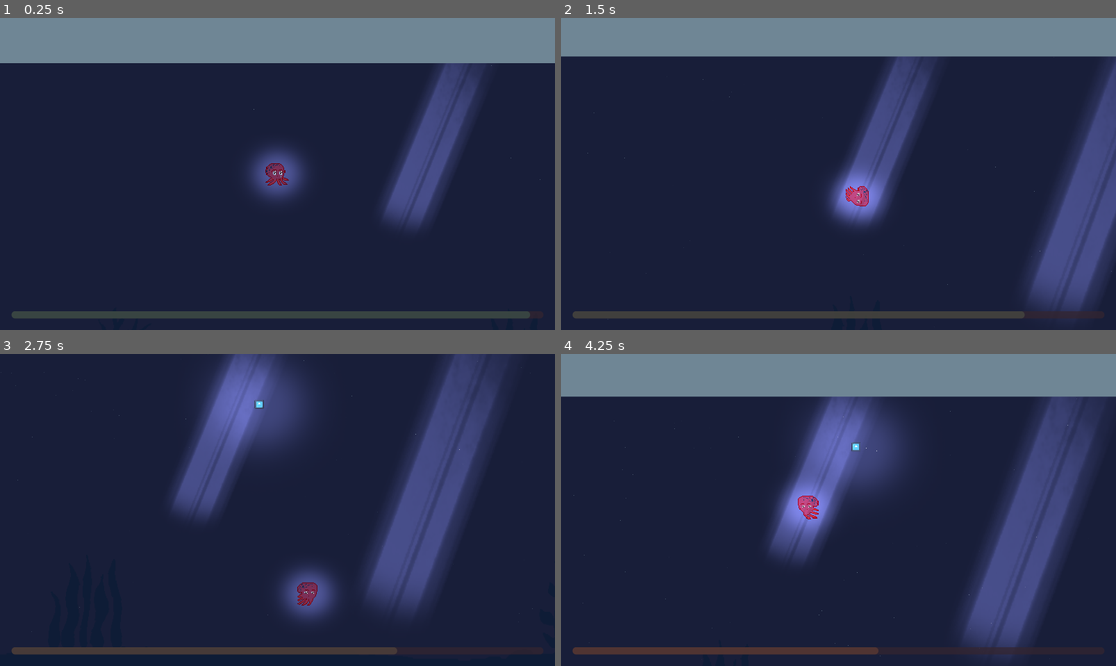
Above: before the commit, frames 1-4 (two rows, left to right).
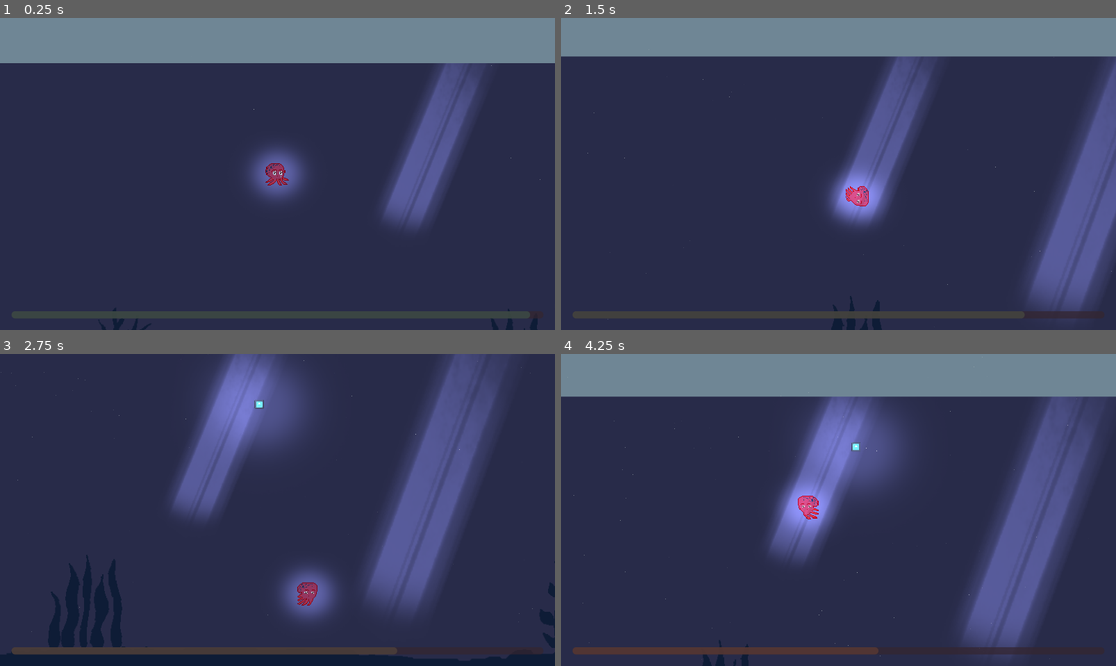
Above: after the commit, the same moments.

Repository: alfroids/tidal-storm
Game: Godot game, scene res://scenes/levels/main.tscn
Two runs of this game, one before a commit and one after it. Both use one fixed random seed, a clock stepped at 60 frames per second and the inputs below. The engine's default icon, where the game draws it, is replaced by a stand-in: a white triangle on a blue panel in a dark square.
Inputs:
- Up to frame 1 (0.25 s): no input
- Up to frame 2 (1.5 s): hold D (move_right) 0.53-1.28 s; tap Space (dash) at 0.6, 1.35 s; hold S (move_down) from 1.28 s (still down)
- Up to frame 3 (2.75 s): release S (move_down) at 2.03 s; hold D (move_right) from 2.03 s (still down); tap Space (dash) at 2.1 s
- Up to frame 4 (4.25 s): release D (move_right) at 2.78 s; hold W (move_up) 2.78-3.53 s; tap Space (dash) at 2.85, 3.6 s; hold A (move_left) from 3.53 s (still down)

The runs differ from the first frame. In frame 1, 0.1% of the frame differs, in the area x 45-98%, y 15-54%; in frame 2, 0.1%; in frame 3, 0.2%, in the area x 0-96%, y 2-90%; in frame 4, 0.2%.

Commit message:
Sunlight added; some tween transition in orblights and godrays

Diff:
--- a/scenes/management/light_manager.gd
+++ b/scenes/management/light_manager.gd
@@ -1,6 +1,7 @@
 extends Node
 
 @export var _orb_manager: Node2D
+@export var _sunlight: DirectionalLight2D
 
 #@export var _anim: AnimationPlayer
 #
@@ -10,5 +11,12 @@
 func _orbs_visibility(phase: CycleManager.PHASE) -> void:
 		if phase == CycleManager.PHASE.CALM:
 			_orb_manager.visible = false
+
+			var tween = get_tree().create_tween()
+			tween.tween_property(_sunlight, "energy", 0.5, 1)
+
 		elif phase == CycleManager.PHASE.STORM:
 			_orb_manager.visible = true
+
+			var tween = get_tree().create_tween()
+			tween.tween_property(_sunlight, "energy", 0.15, 1)
--- a/scenes/management/light_manager.tscn
+++ b/scenes/management/light_manager.tscn
@@ -4,9 +4,15 @@
 [ext_resource type="Script" path="res://scenes/management/light_manager.gd" id="1_t3y2m"]
 [ext_resource type="PackedScene" uid="uid://ctm7xj5py6p0j" path="res://scenes/vfx/lights/god_ray.tscn" id="3_1vo4u"]
 
-[node name="LightManager" type="Node2D" node_paths=PackedStringArray("_orb_manager")]
+[node name="LightManager" type="Node2D" node_paths=PackedStringArray("_orb_manager", "_sunlight")]
 script = ExtResource("1_t3y2m")
 _orb_manager = NodePath("OrbsManager")
+_sunlight = NodePath("SunLight")
+
+[node name="SunLight" type="DirectionalLight2D" parent="."]
+rotation = 0.436332
+color = Color(0.745098, 0.607843, 0.439216, 0.776471)
+energy = 0.5
 
 [node name="OrbsManager" type="Node2D" parent="."]
 visible = false
--- a/scenes/vfx/lights/god_ray.gd
+++ b/scenes/vfx/lights/god_ray.gd
@@ -8,8 +8,8 @@
 func _godray_energy_change(phase: CycleManager.PHASE) -> void:
 	if phase == CycleManager.PHASE.CALM:
 		var tween = get_tree().create_tween()
-		tween.tween_property(_godray_light, "energy", 2, 1)
+		tween.tween_property(_godray_light, "energy", 2, 3).set_trans(Tween.TRANS_BOUNCE)
 
 	elif phase == CycleManager.PHASE.STORM:
 		var tween = get_tree().create_tween()
-		tween.tween_property(_godray_light, "energy", 0, 1)
+		tween.tween_property(_godray_light, "energy", 0, 3)
--- a/scenes/vfx/lights/light_orb.gd
+++ b/scenes/vfx/lights/light_orb.gd
@@ -8,8 +8,8 @@
 func _orb_energy_change(phase: CycleManager.PHASE) -> void:
 	if phase == CycleManager.PHASE.CALM:
 		var tween = get_tree().create_tween()
-		tween.tween_property(_orb_light, "energy", 0, 1)
+		tween.tween_property(_orb_light, "energy", 0, 2)
 
 	elif phase == CycleManager.PHASE.STORM:
 		var tween = get_tree().create_tween()
-		tween.tween_property(_orb_light, "energy", 2, 1)
+		tween.tween_property(_orb_light, "energy", 2, 2).set_trans(Tween.TRANS_BOUNCE)
